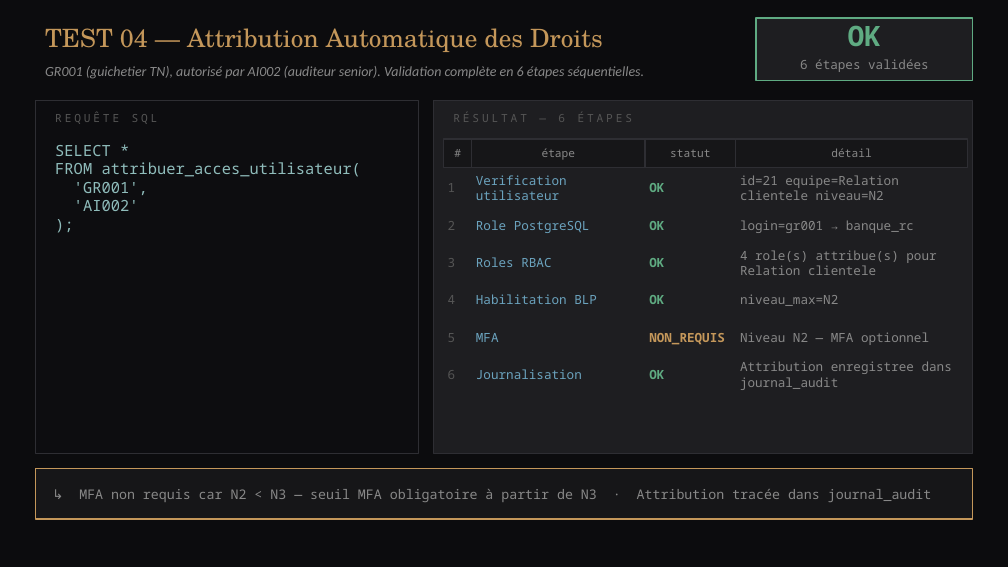
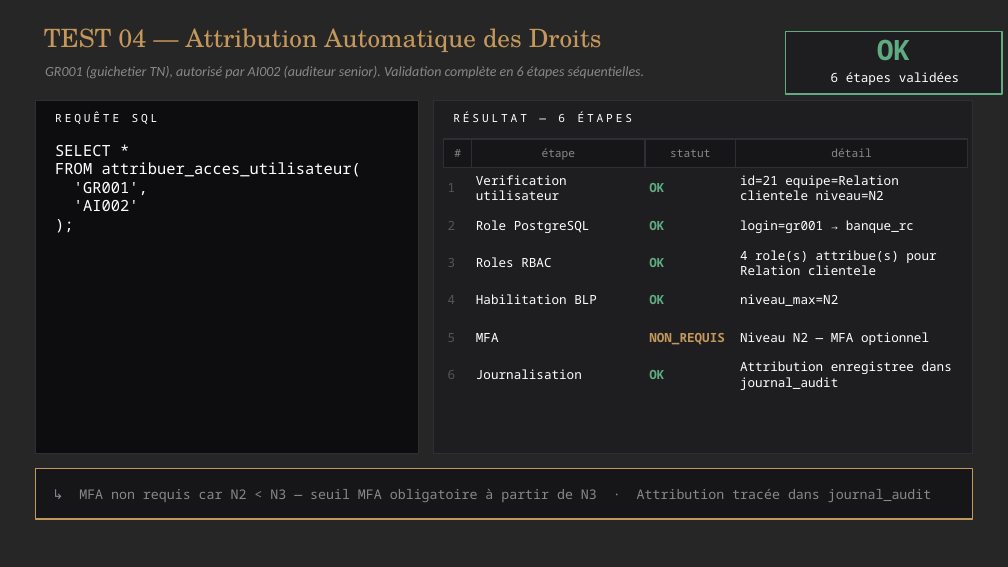
Before and after one commit to AchrafHasnaoui31/access-controle-system-for-an-internationale-bank-, a slide deck: slide 10 of banque_controle_acces.pptx. Drawn at 1008x567 pixels with LibreOffice and Linux fonts; fonts in the diff are those of the drawing. Boxes give left, top, right and bottom in pixels: in the first picture for what was removed or moved away, otherwise in the second. Text is boxed around its words. In the diff, an @@ line names an element or a change of style, - is before the commit and + after.

Commit message:
Presentation update

```diff
--- a/banque_controle_acces.pptx
+++ b/banque_controle_acces.pptx
@@ background #0C0C0E to #262626 @@
@@ 2 texts, 1 rectangle: place and size @@
-2 texts, 1 rectangle at (756,18,973,81)
+2 texts, 1 rectangle at (785,31,1002,94)
@@ text colour #888888 to #FFFFFF in 7 elements at (740,175,898,200), (740,220,914,233), (740,250,936,275), (740,294,838,306), (740,332,929,345), (740,361,952,390), (831,72,960,85) @@
@@ text "REQUÊTE SQL" at (55,112,158,124): text colour #555555 to #FFFFFF @@
@@ text "RÉSULTAT — 6 ÉTAPES" at (453,112,632,122): text colour #555555 to #FFFFFF @@
@@ text "SELECT *" at (55,145,361,211): text colour #8FBCBB to #FFFFFF @@
@@ text colour #6BA3BE to #FFFFFF in 6 elements at (476,175,567,200), (476,220,590,233), (476,257,551,267), (476,294,597,304), (476,333,499,342), (476,369,582,379) @@
```
Also in this commit, not shown: 10 other slides changed.
